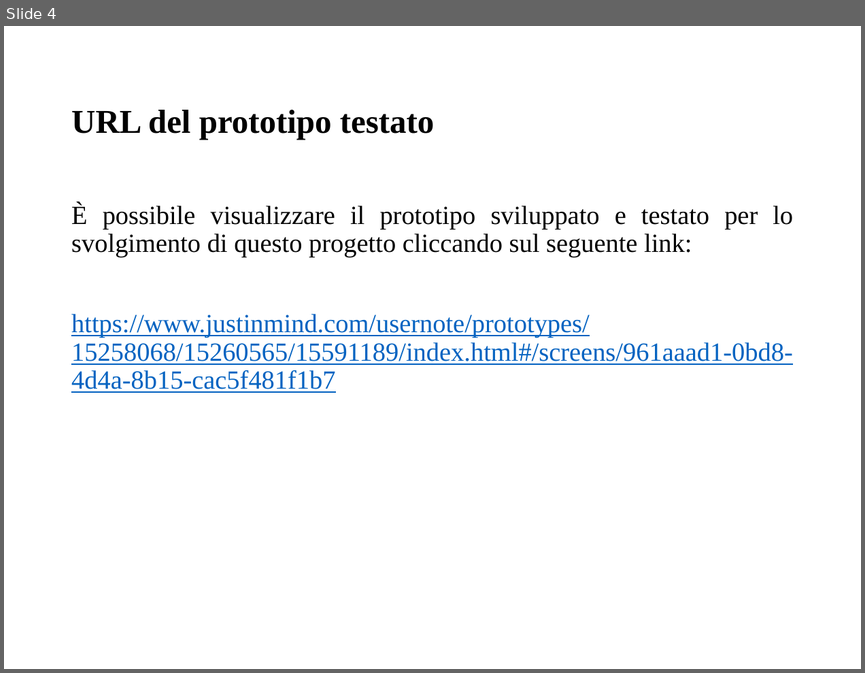
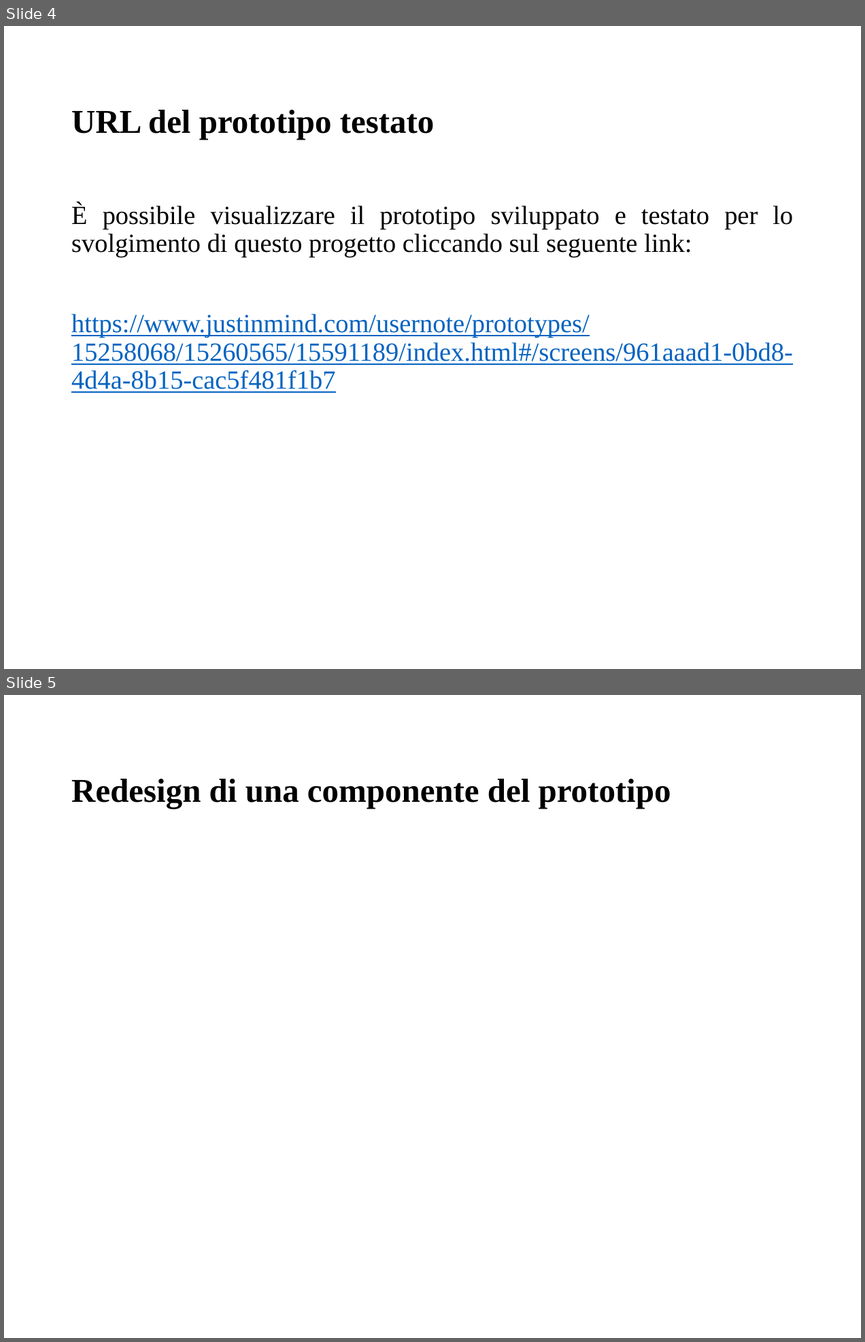
Before and after one commit to giusmastro91/Cognitive-systems, a slide deck: Prova_6/Leone_Mastrosimone_PresentazioneProgetto.pptx. Shown one above the other, each under a label of ours: slide 4 before the commit, slides 4 and 5 after it. The pictures are 865x673 and 865x1342 pixels, drawn with LibreOffice and Linux fonts; fonts in the diff are those of the drawing. Boxes give left, top, right and bottom in pixels: in the first picture for what was removed or moved away, otherwise in the second. Text is boxed around its words. In the diff, an @@ line names an element or a change of style, - is before the commit and + after.

```diff
--- a/Prova_6/Leone_Mastrosimone_PresentazioneProgetto.pptx
+++ b/Prova_6/Leone_Mastrosimone_PresentazioneProgetto.pptx
@@ slide 5 added at (x1=4, y1=695, x2=861, y2=1338), background #FFFFFF @@
@@ title added at (x1=71, y1=779, x2=671, y2=809), 28 pt, text #000000, bold @@
+Redesign di una componente del prototipo
```
Also in this commit, not shown: 7 other slides added, 1 slide removed.
